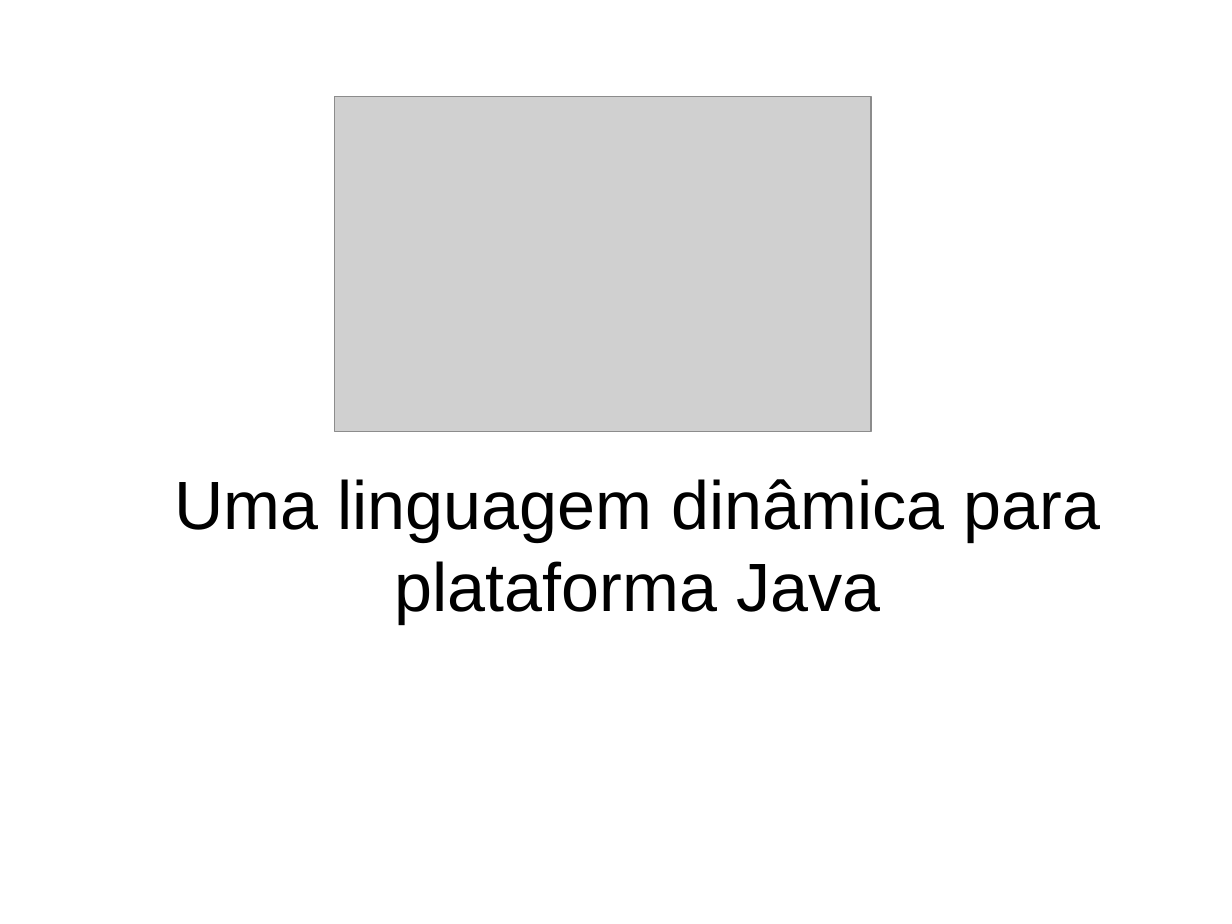
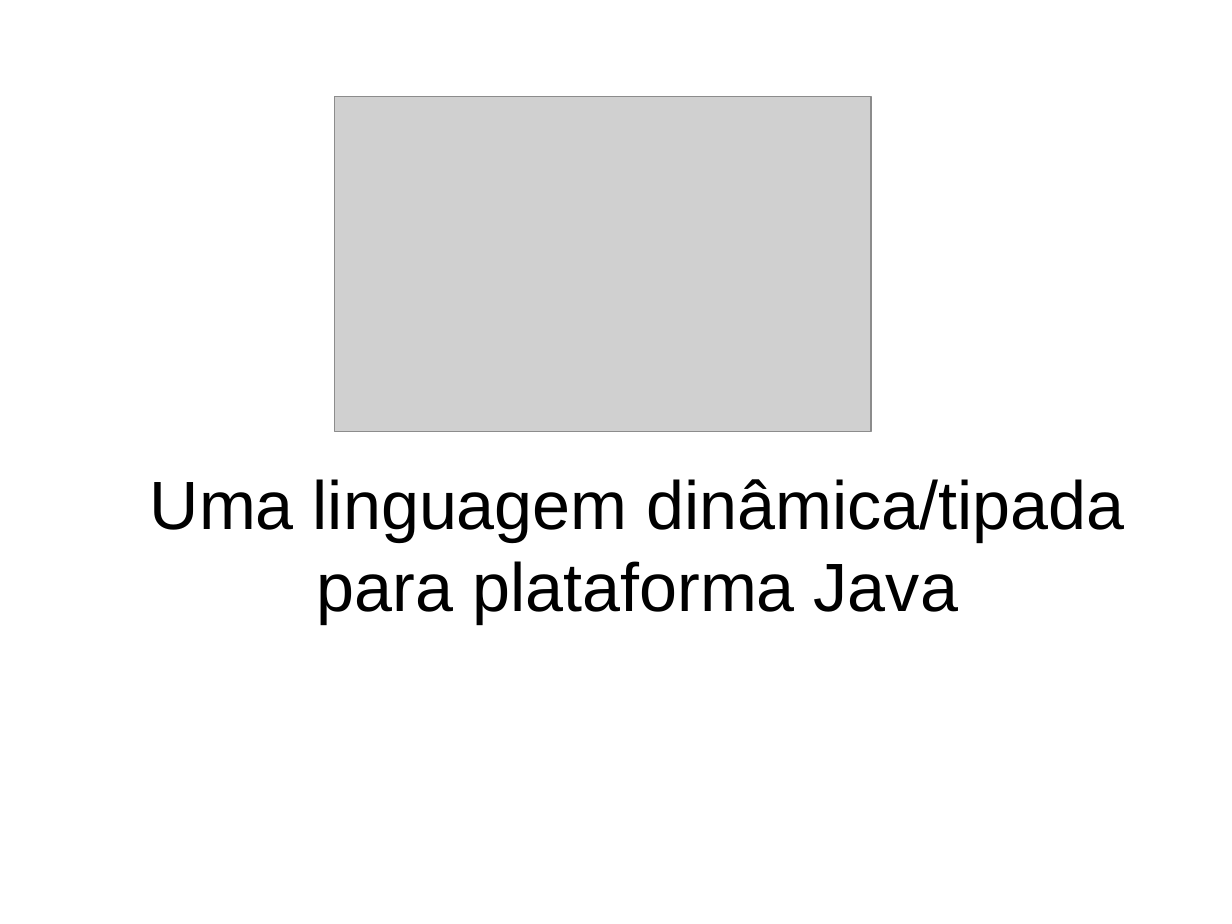
Before and after one commit to gitter-badger/lab-groovy, a slide deck: slide 9 of press/groovy_intro.odp (slide 7 before the commit). Drawn at 1232x924 pixels with LibreOffice and Linux fonts; fonts in the diff are those of the drawing; grey boxes stand for pictures. Boxes give left, top, right and bottom in pixels: in the first picture for what was removed or moved away, otherwise in the second. Text is boxed around its words. In the diff, an @@ line names an element or a change of style, - is before the commit and + after.

```diff
--- a/press/groovy_intro.odp
+++ b/press/groovy_intro.odp
@@ title at (150,479,1125,624): text changed @@
-Uma linguagem dinâmica para plataforma Java
+Uma linguagem dinâmica/tipada para plataforma Java
```
Also in this commit, not shown: 9 other slides changed, 23 slides added, 10 slides removed, 1 other file.
